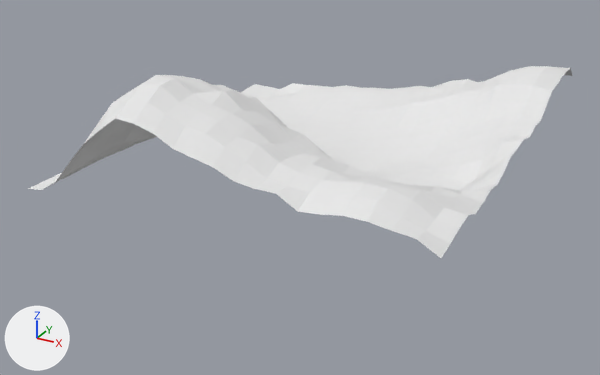
The OBJ model Project_Master_Unity/Assets/Models/Grond_2_002.obj, before and after one commit.
Rendered twice from a camera (50 mm lens) standing at (18.3, -35.4, 15.4) and looking at (-0.1, -1.8, -1.3). Arrows for +X, +Y and +Z are at lower left; the lights stay in place. Where no turn or scale is listed for an object, it has been applied to the vertices.
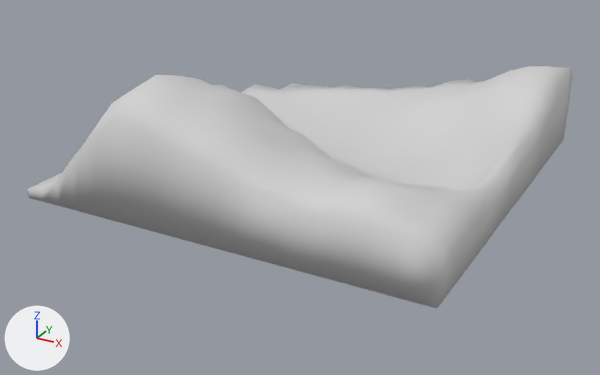
Pixel boxes (x1, y1, x2, y2) of what changed, in the pictures (600 x 375 px):
'Plane', recoloured, reshaped (white to grey, 26% taller)
    before: (28, 66, 573, 258)
    after: (27, 66, 573, 308)
part 1 of me_plane, added
    after: (27, 69, 573, 308)

Diff of the bpy script that builds the scene:
```diff
--- a/Project_Master_Unity/Assets/Models/Grond_2_002.obj.py
+++ b/Project_Master_Unity/Assets/Models/Grond_2_002.obj.py
@@ mat_none @@
 mat_none = principled_material('None')
-mat_none.base_color = (0.8, 0.8, 0.8)  # white #e7e7e7
+mat_none.base_color = (0.64, 0.64, 0.64)  # light grey #d1d1d1
 mat_none.roughness = 1.0
@@ me_plane @@
 # used by ob_plane; location = (0.0, 0.0, 0.0)
-me_plane.from_pydata(...)  # 484 vertices, 441 faces; spans x -10.2..10.2, y -10.2..10.2, z -0.7..5.2
+me_plane.from_pydata(...)  # 569 vertices, 609 faces; spans x -10.2..10.2, y -10.2..10.2, z -0.8..5.2
+# me_plane part 1
+# 53 vertices are added at x -10.2..10.2, y -10.2..10.2, z -0.8
+# 16 new vertices lie (0.0, 0.0, -0.4) away from vertices in x -10.2, y -10.2..4.4, z -0.4
+# 5 new vertices lie (0.0, 0.0, -3.1) away from vertices in x 2.4..10.2, y -10.2..3.4, z 2.3
+# 5 new vertices lie (1.0, 0.0, 0.0) away from vertices in x -10.2..9.2, y -10.2..10.2, z -0.8
+# 6 new vertices lie (1.0, 0.0, 0.0) away from vertices in x -6.3..2.4, y -10.2..10.2, z -0.8
+# 168 new faces join them
 me_plane.materials.append(mat_none)
```
